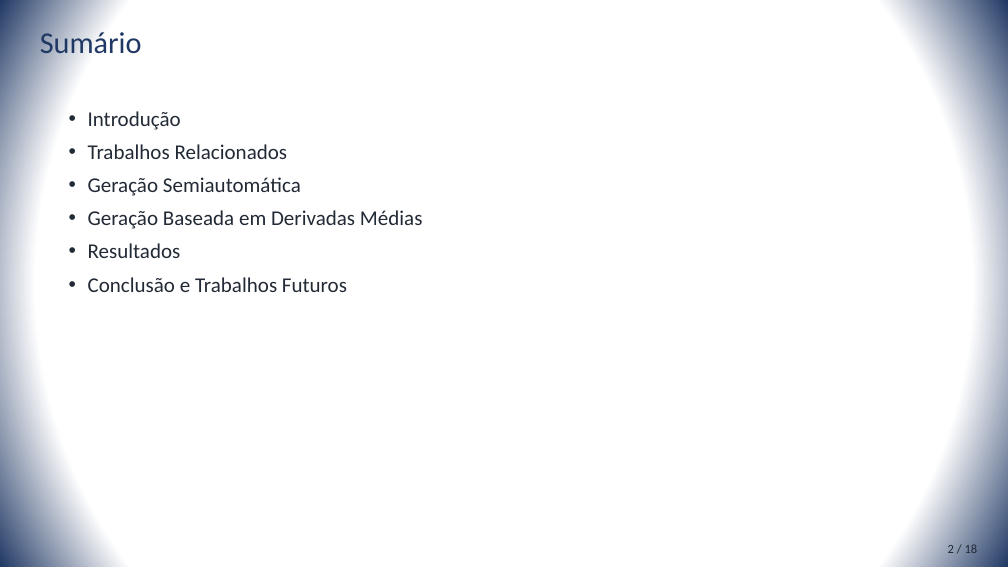
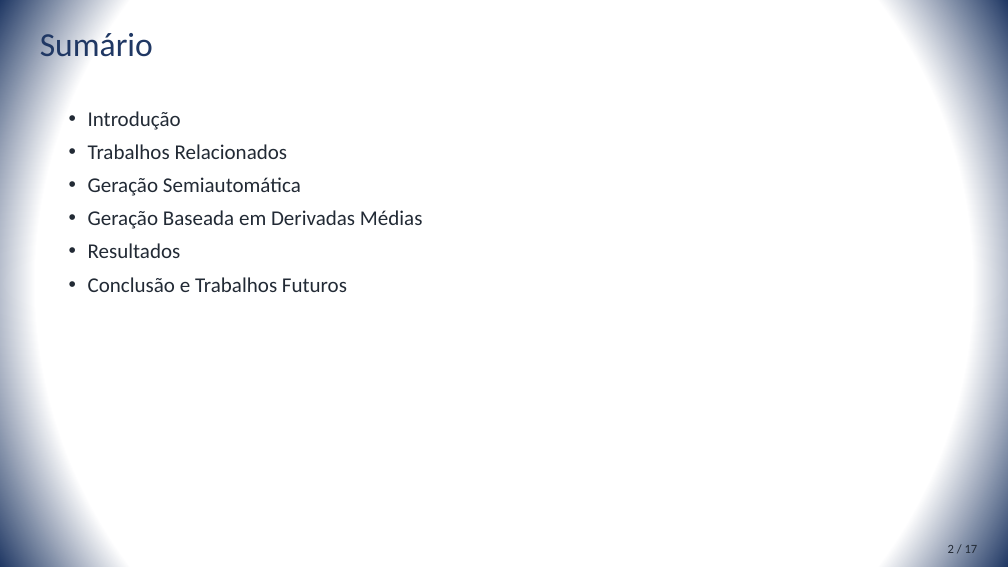
Before and after one commit to rustanitu/atfgtex, a slide deck: slide 2 of presentation/presentation.pptm. Drawn at 1008x567 pixels with LibreOffice and Linux fonts; fonts in the diff are those of the drawing. Boxes give left, top, right and bottom in pixels: in the first picture for what was removed or moved away, otherwise in the second. Text is boxed around its words. In the diff, an @@ line names an element or a change of style, - is before the commit and + after.

```diff
--- a/presentation/presentation.pptm
+++ b/presentation/presentation.pptm
@@ title "Sumário" at [40, 28, 153, 64]: size 28.8 to 32 pt @@
@@ text at [948, 545, 978, 553]: text changed @@
-2 / 18
+2 / 17
```
Also in this commit, not shown: 15 other slides changed.
